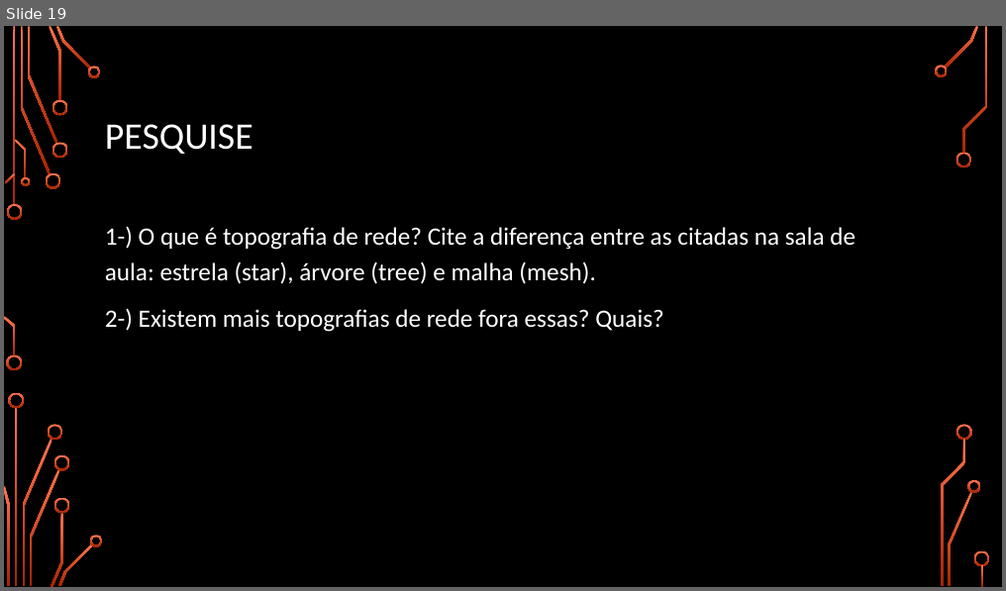
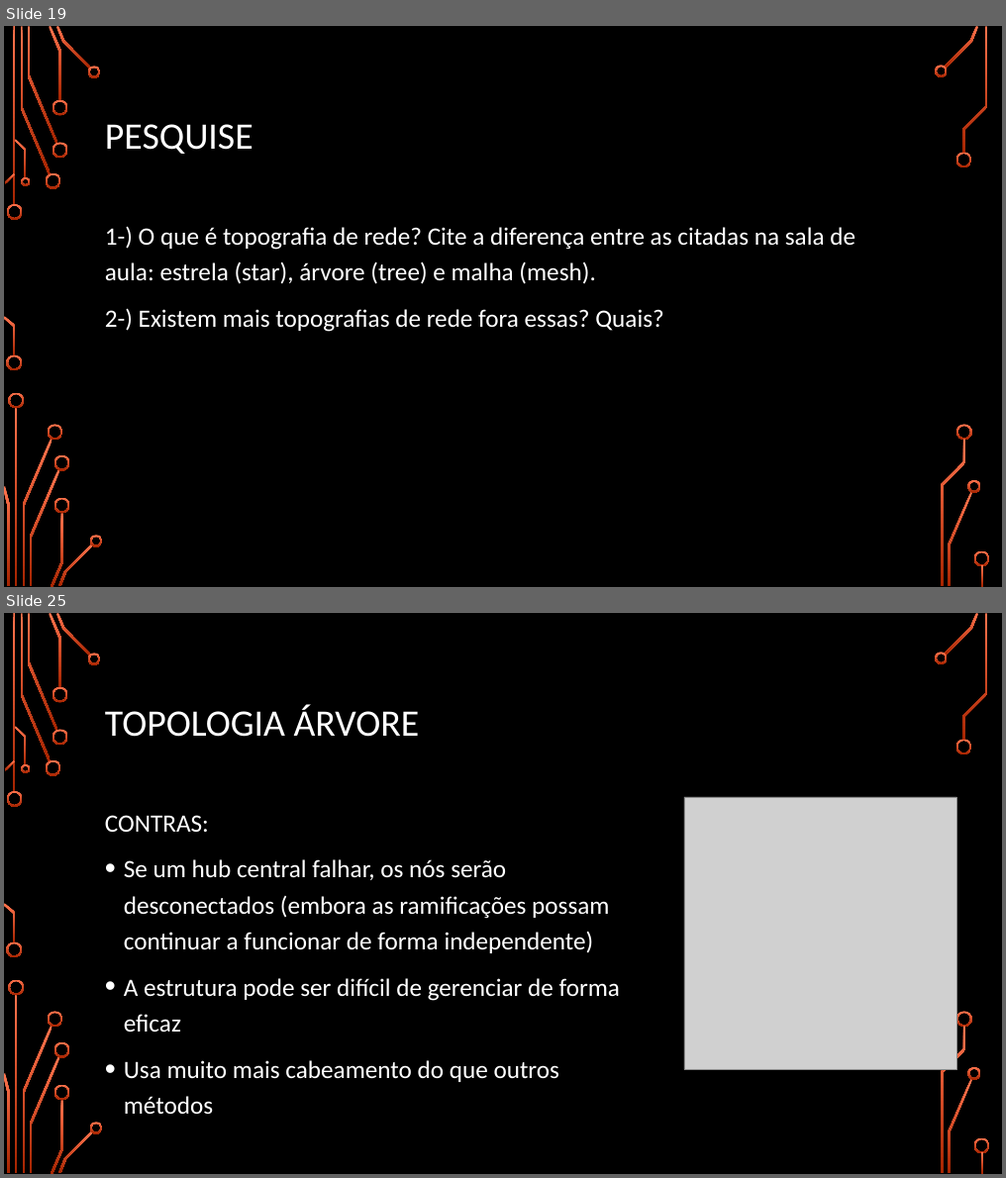
Before and after one commit to luisfernandospoljaric/SENAI2024, a slide deck: IoT 60h/Protocolos de comunicacao/ZigBee.pptx. Shown one above the other, each under a label of ours: slide 19 before the commit, slides 19 and 25 after it; the slides between them are not shown. The pictures are 1006x591 and 1006x1178 pixels, drawn with LibreOffice and Linux fonts; fonts in the diff are those of the drawing; grey boxes stand for pictures; background and template pictures are left out. Boxes give left, top, right and bottom in pixels: in the first picture for what was removed or moved away, otherwise in the second. Text is boxed around its words. In the diff, an @@ line names an element or a change of style, - is before the commit and + after.

```diff
--- a/IoT 60h/Protocolos de comunicacao/ZigBee.pptx
+++ b/IoT 60h/Protocolos de comunicacao/ZigBee.pptx
@@ slide 25 added at (x1=4, y1=613, x2=1002, y2=1174), background picture (left out); not listed: 36 template elements that a slide beside it also shows @@
@@ title added at (x1=105, y1=704, x2=420, y2=737), 36 pt, text #FFFFFF @@
+TOPOLOGIA ÁRVORE
@@ text added at (x1=105, y1=815, x2=620, y2=1082), 24 pt, text #FFFFFF @@
+CONTRAS:
+• Se um hub central falhar, os nós serão desconectados (embora as ramificações possam continuar a funcionar de forma independente)
+• A estrutura pode ser difícil de gerenciar de forma eficaz
+• Usa muito mais cabeamento do que outros métodos
@@ picture added at (x1=684, y1=797, x2=957, y2=1070) @@
```
Also in this commit, not shown: 8 other slides added.
